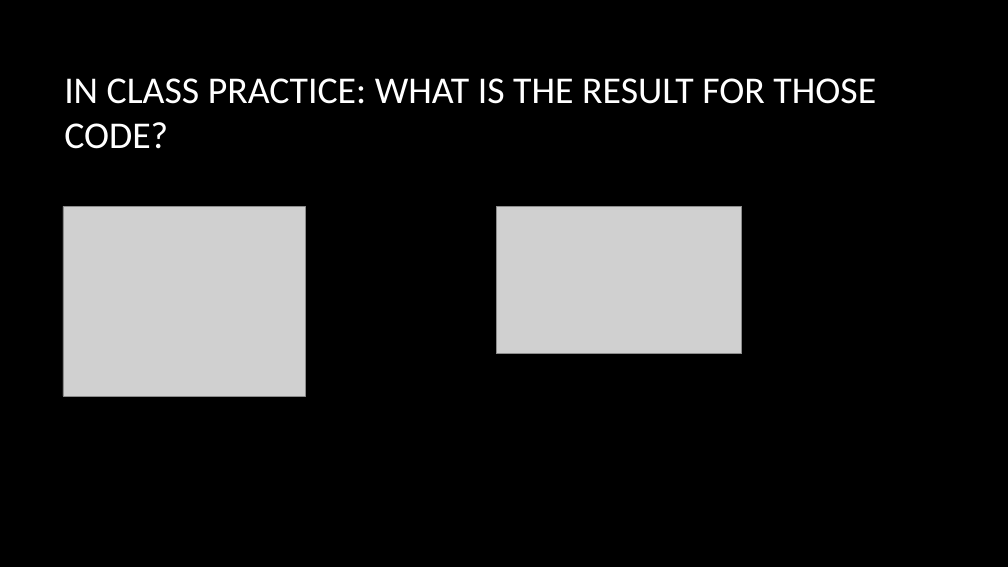
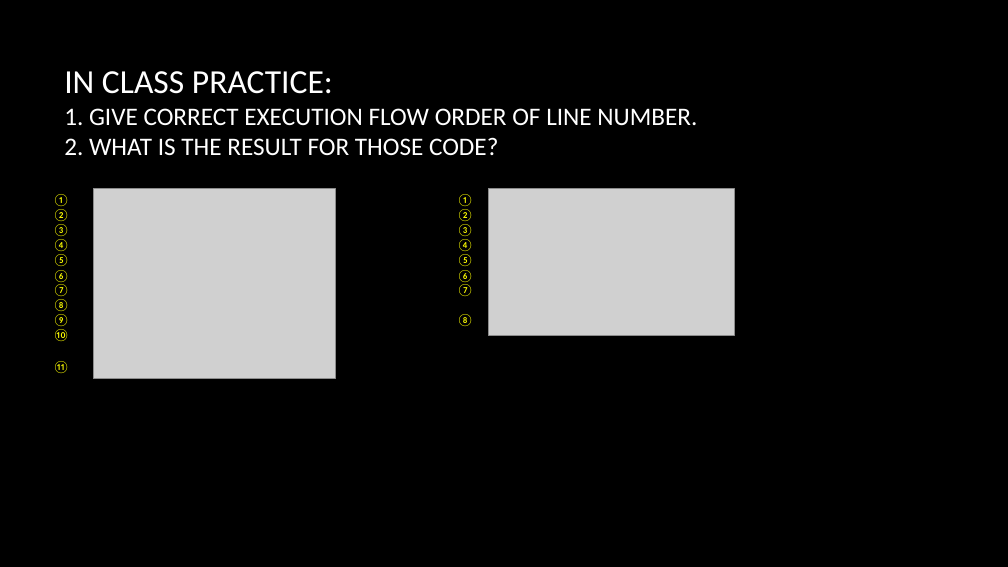
Before and after one commit to bon-netizen/Python-Class-Beginner, a slide deck: slide 12 of Py B - unit 1a.pptx. Drawn at 1008x567 pixels with LibreOffice and Linux fonts; fonts in the diff are those of the drawing; grey boxes stand for pictures; background and template pictures are left out. Boxes give left, top, right and bottom in pixels: in the first picture for what was removed or moved away, otherwise in the second. Text is boxed around its words. In the diff, an @@ line names an element or a change of style, - is before the commit and + after.

Commit message:
update practice

```diff
--- a/Py B - unit 1a.pptx
+++ b/Py B - unit 1a.pptx
@@ title at bbox=[64, 71, 697, 156]: text changed; size 36 to 24 pt @@
-IN CLASS PRACTICE: WHAT IS THE RESULT FOR THOSE CODE?
+IN CLASS PRACTICE:
+1. GIVE CORRECT EXECUTION FLOW ORDER OF LINE NUMBER.
+2. WHAT IS THE RESULT FOR THOSE CODE?
@@ text added at bbox=[53, 194, 70, 206], 12 pt, text #FFFF00 @@
+①
@@ text added at bbox=[53, 209, 70, 221], 12 pt, text #FFFF00 @@
+②
@@ picture: place and size @@
-picture at bbox=[63, 206, 306, 396]
+picture at bbox=[93, 188, 336, 378]
@@ text added at bbox=[457, 194, 474, 206], 12 pt, text #FFFF00 @@
+①
@@ text added at bbox=[457, 209, 474, 221], 12 pt, text #FFFF00 @@
+②
@@ picture: place and size @@
-picture at bbox=[496, 206, 742, 354]
+picture at bbox=[488, 188, 734, 336]
@@ text added at bbox=[53, 224, 70, 236], 12 pt, text #FFFF00 @@
+③
@@ text added at bbox=[53, 239, 70, 251], 12 pt, text #FFFF00 @@
+④
@@ text added at bbox=[457, 224, 474, 236], 12 pt, text #FFFF00 @@
+③
@@ text added at bbox=[457, 239, 474, 251], 12 pt, text #FFFF00 @@
+④
@@ text added at bbox=[53, 254, 70, 266], 12 pt, text #FFFF00 @@
+⑤
@@ text added at bbox=[457, 254, 474, 266], 12 pt, text #FFFF00 @@
+⑤
@@ text added at bbox=[53, 270, 70, 282], 12 pt, text #FFFF00 @@
+⑥
@@ text added at bbox=[53, 284, 70, 296], 12 pt, text #FFFF00 @@
+⑦
@@ text added at bbox=[53, 299, 70, 311], 12 pt, text #FFFF00 @@
+⑧
@@ text added at bbox=[457, 270, 474, 282], 12 pt, text #FFFF00 @@
+⑥
@@ text added at bbox=[457, 284, 474, 296], 12 pt, text #FFFF00 @@
+⑦
@@ text added at bbox=[53, 314, 70, 326], 12 pt, text #FFFF00 @@
+⑨
@@ text added at bbox=[53, 329, 70, 341], 12 pt, text #FFFF00 @@
+⑩
@@ text added at bbox=[457, 314, 474, 326], 12 pt, text #FFFF00 @@
+⑧
@@ text added at bbox=[53, 361, 70, 373], 12 pt, text #FFFF00 @@
+⑪
```
Also in this commit, not shown: 5 other slides changed, 3 other files.
